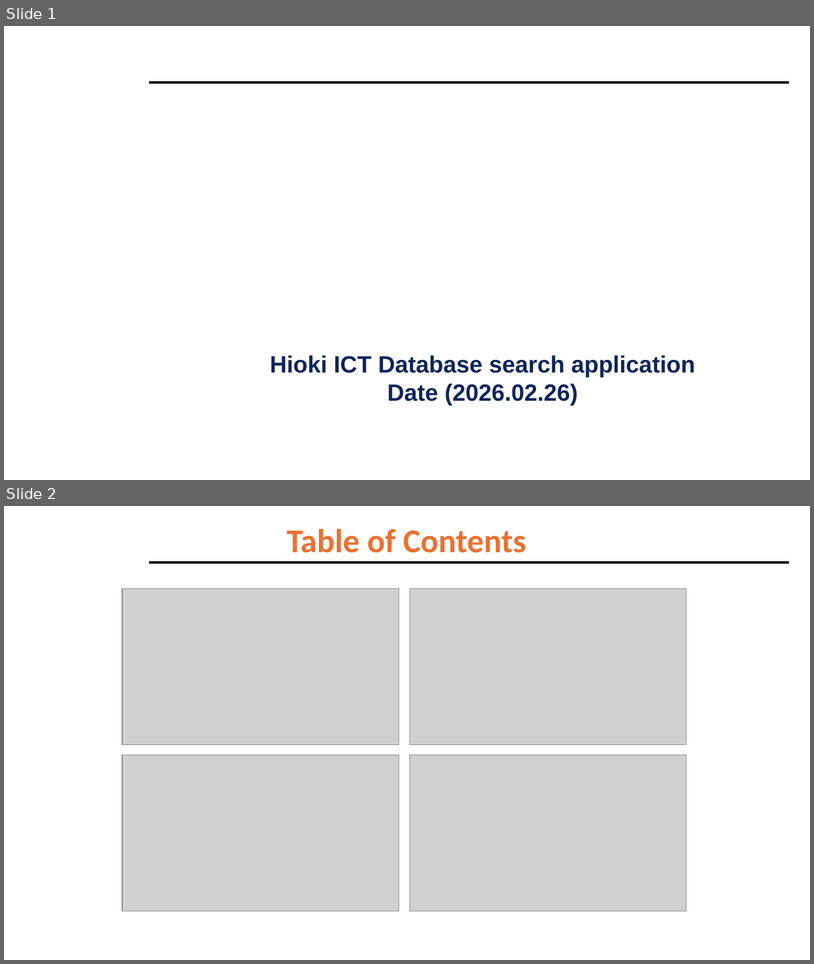
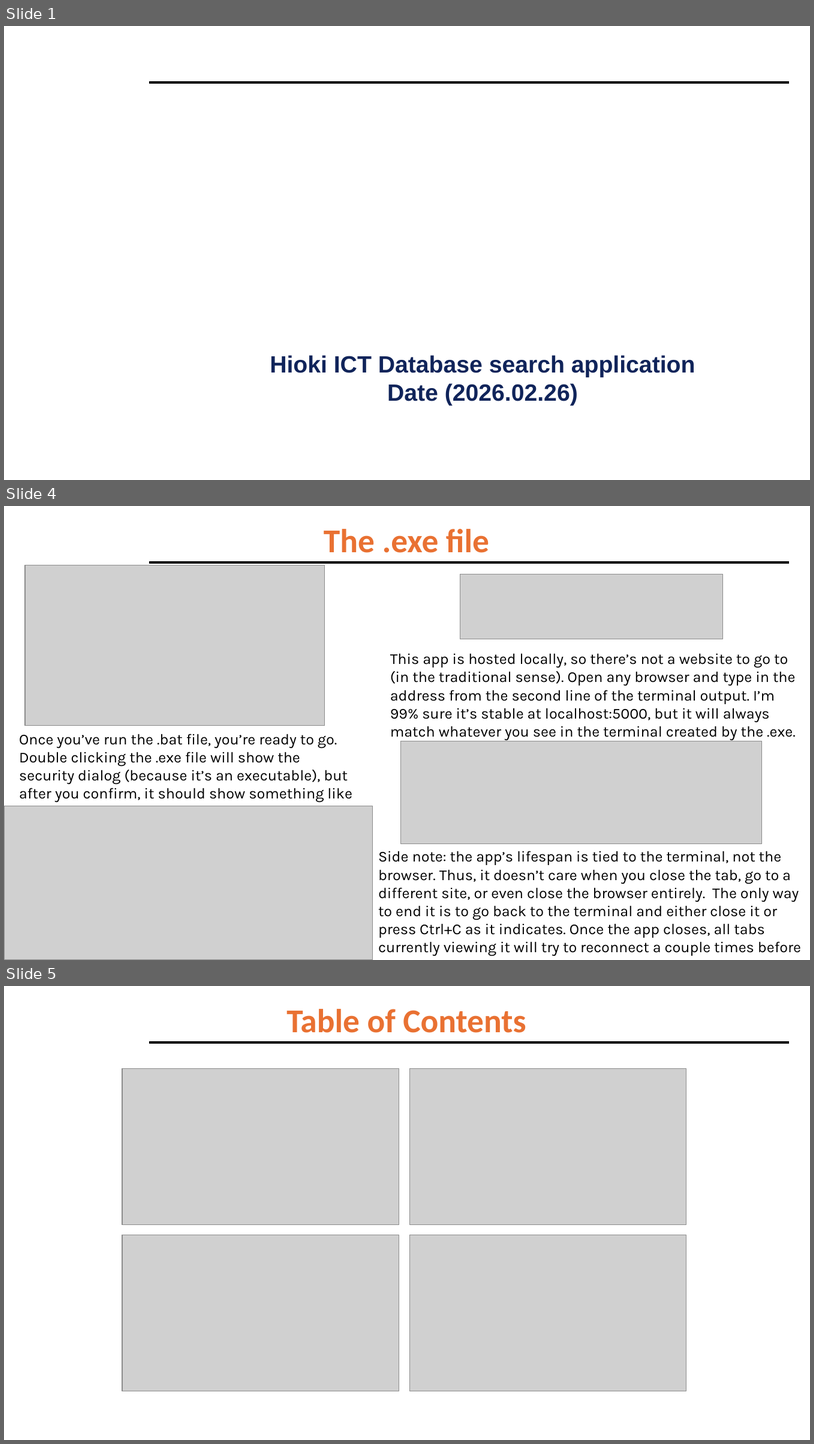
Before and after one commit to eric-mckay-sus/HiokiLogSuite, a slide deck: HiokiNL2SQLMark1/UserGuide.pptx. Shown one above the other, each under a label of ours: slides 1 and 2 before the commit, slides 1, 4 and 5 after it; the slides between them are not shown. The pictures are 814x964 and 814x1444 pixels, drawn with LibreOffice and Linux fonts; fonts in the diff are those of the drawing; grey boxes stand for pictures; background and template pictures are left out. Boxes give left, top, right and bottom in pixels: in the first picture for what was removed or moved away, otherwise in the second. Text is boxed around its words. In the diff, an @@ line names an element or a change of style, - is before the commit and + after.

Commit message:
Config doesn't exist here, but this will work when it's merged in

```diff
--- a/HiokiNL2SQLMark1/UserGuide.pptx
+++ b/HiokiNL2SQLMark1/UserGuide.pptx
@@ slide 4 added at [4,506,810,960], background #FFFFFF; not listed: 1 template element that a slide beside it also shows @@
@@ title added at [324,529,489,553], 39.6 pt, text #E97132, bold @@
+The .exe file
@@ picture added at [25,565,325,726] @@
@@ picture added at [460,574,723,640] @@
@@ text added at [390,653,796,741], 18 pt, text #000000 @@
+This app is hosted locally, so there’s not a website to go to (in the traditional sense). Open any browser and type in the address from the second line of the terminal output. I’m 99% sure it’s stable at localhost:5000, but it will always match whatever you see in the terminal created by the .exe.
@@ text added at [19,733,353,806], 18 pt, text #000000 @@
+Once you’ve run the .bat file, you’re ready to go. Double clicking the .exe file will show the security dialog (because it’s an executable), but after you confirm, it should show something like this:
@@ picture added at [401,741,762,844] @@
@@ picture added at [4,805,372,960] @@
@@ text added at [378,850,801,956], 18 pt, text #000000 @@
+Side note: the app’s lifespan is tied to the terminal, not the browser. Thus, it doesn’t care when you close the tab, go to a different site, or even close the browser entirely. The only way to end it is to go back to the terminal and either close it or press Ctrl+C as it indicates. Once the app closes, all tabs currently viewing it will try to reconnect a couple times before giving up.
@@ what was slide 2 is now slide 5 @@
```
Also in this commit, not shown: 2 other slides added, 7 other files.
